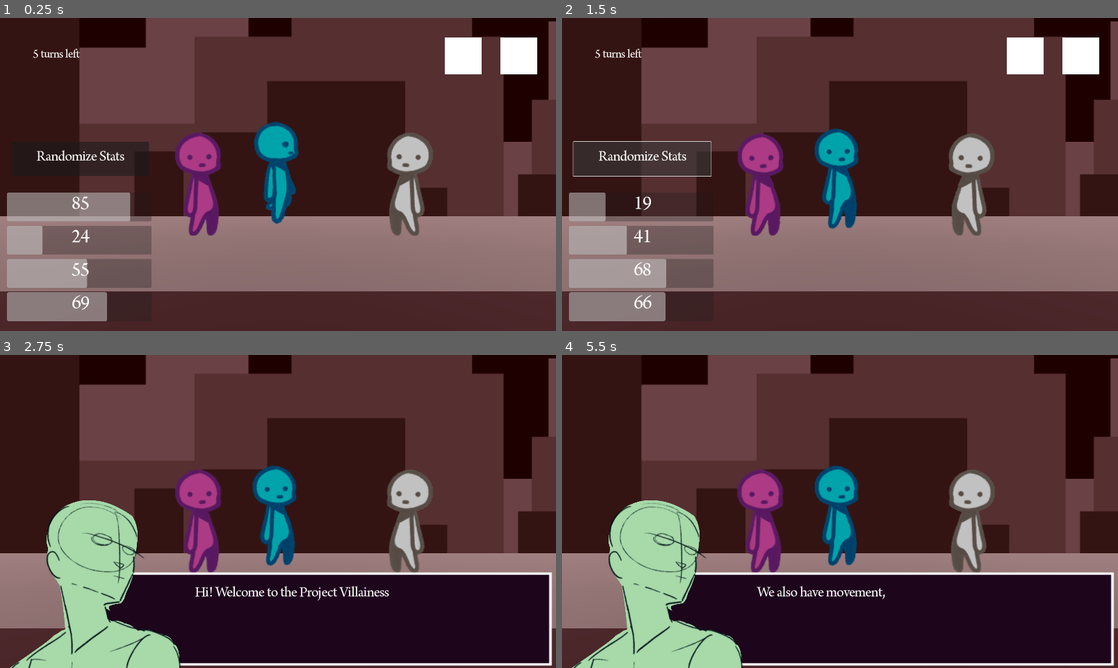
Above: before the commit, frames 1-4 (two rows, left to right).
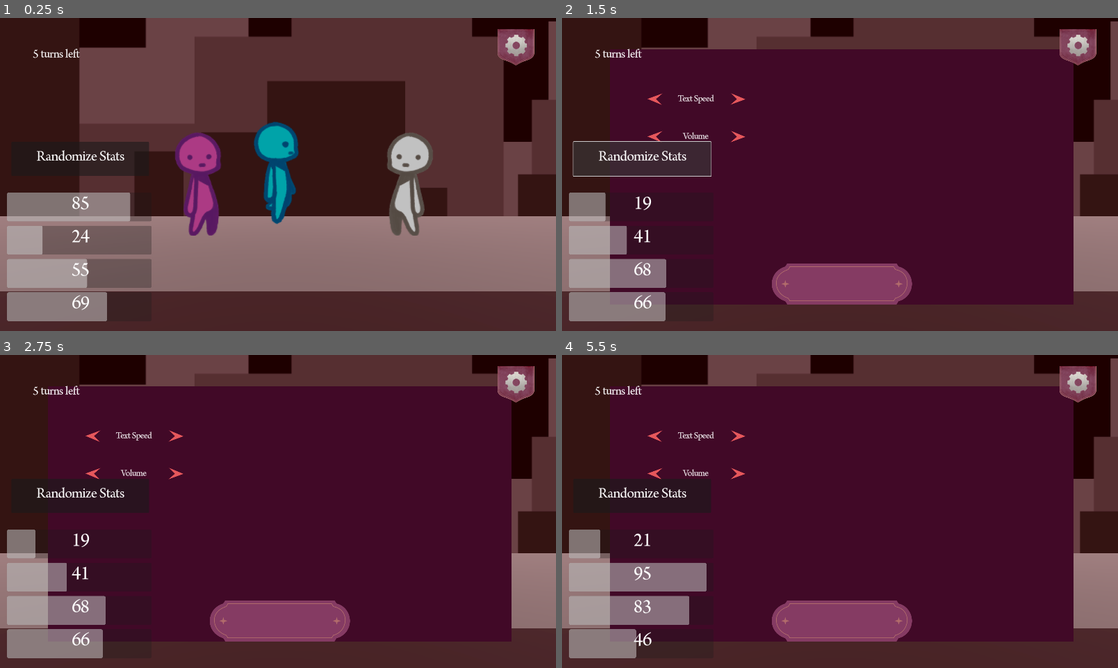
Above: after the commit, the same moments.

Repository: eigenstuffs/SRS
Game: Godot game, scene res://scenes/places/space.tscn
Same seed, same stepped clock (60 frames per second), same inputs: the game is played once before the commit and once after it.
Inputs (mouse positions are in pixels of both pictures, inside the frame that each line leads up to):
- Up to frame 1 (0.25 s): no input
- Up to frame 2 (1.5 s): click (1079, 46) at 0.52 s; click "Randomize Stats" at 1.25 s
- Up to frame 3 (2.75 s): tap Enter (ui_accept) at 2, 2.27 s; move the mouse to (400, 495) at 2.02 s; hold Right (ui_right) from 2.03 s (still down); click (400, 495) at 2.1 s
- Up to frame 4 (5.5 s): move the mouse to (728, 527) at 2.77 s; release Right (ui_right) at 2.78 s; hold Down (ui_down) 2.78-3.53 s; click (728, 527) at 2.85 s; tap Enter (ui_accept) at 3.02, 4.52 s; move the mouse to (895, 442) at 3.52 s; hold Right (ui_right) 3.53-4.28 s; click (895, 442) at 3.6 s; move the mouse to (812, 574) at 4.27 s; hold Up (ui_up) 4.28-5 s; click (812, 574) at 4.35 s; click (1051, 633) at 5 s, where only the run before the commit has a clickable "Next"

The runs differ from the first frame. In frame 1, 1.8% of the frame differs, in the area x 80-97%, y 3-18%; in frame 2, 51%; in frame 3, 64%; in frame 4, 64%, in the area x 1-100%, y 3-100%.

Commit message:
settings cog implemented

Diff:
--- a/tools/overlay/overlay.gd
+++ b/tools/overlay/overlay.gd
@@ -3,8 +3,9 @@
 class_name Overlay
 
 @onready var PLAYER_STATS : PlayerStats = preload("res://resources/stats/player_stats.tres")
-
+@onready var SETTINGS = preload("res://tools/settings/settings.tscn")
 @onready var stats_container = $StatsContainer
+@onready var setting_button = $SettingButton
 
 
 # Called when the node enters the scene tree for the first time.
@@ -26,3 +27,22 @@
 
 func on_stats_changed():
 	stats_bar_update()
+
+func _on_setting_button_pressed():
+	#check if we are in a minigame or other scenes that you shouldn't call settings
+	if Global.can_move == false:
+		return
+	setting_button.disabled = true
+	Global.can_move = false
+	var a = get_tree().root
+	if a.has_node("/root/Settings"):
+		pass
+	else:
+		var b = SETTINGS.instantiate()
+		a.add_child(b)
+		b.connect("setting_closed", setting_closed_func)
+	print("button pressed")
+
+func setting_closed_func():
+	Global.can_move = true
+	setting_button.disabled = false
--- a/tools/overlay/overlay.tscn
+++ b/tools/overlay/overlay.tscn
@@ -1,7 +1,11 @@
-[gd_scene load_steps=3 format=3 uid="uid://dx0l077ip533b"]
+[gd_scene load_steps=7 format=3 uid="uid://dx0l077ip533b"]
 
 [ext_resource type="Script" path="res://tools/overlay/overlay.gd" id="1_utmfi"]
 [ext_resource type="Script" path="res://tools/overlay/RandomizeStats.gd" id="2_7xqfe"]
+[ext_resource type="Texture2D" uid="uid://c2iw8bcynwrpk" path="res://assets/ui/Banner Icon Backplate_Default.png" id="2_fw7ki"]
+[ext_resource type="Texture2D" uid="uid://k86e0v8fq77w" path="res://assets/ui/Banner Icon Backplate_Click.png" id="3_vec2b"]
+[ext_resource type="Texture2D" uid="uid://wc2indpyjym5" path="res://assets/ui/Banner Icon Backplate_Hover.png" id="4_16uij"]
+[ext_resource type="Texture2D" uid="uid://dmk7lcdgfbd05" path="res://assets/ui/Settings.png" id="5_vj8ua"]
 
 [node name="Overlay" type="Control"]
 layout_mode = 3
@@ -11,31 +15,33 @@
 mouse_filter = 2
 script = ExtResource("1_utmfi")
 
-[node name="TextureButton" type="TextureButton" parent="."]
+[node name="SettingButton" type="TextureButton" parent="."]
 layout_mode = 0
-offset_left = 1728.0
-offset_top = 64.0
-offset_right = 1856.0
-offset_bottom = 192.0
-mouse_filter = 2
+offset_left = 1718.0
+offset_top = 35.0
+offset_right = 1846.0
+offset_bottom = 163.0
+texture_normal = ExtResource("2_fw7ki")
+texture_pressed = ExtResource("3_vec2b")
+texture_hover = ExtResource("4_16uij")
+texture_disabled = ExtResource("2_fw7ki")
+texture_focused = ExtResource("2_fw7ki")
+stretch_mode = 4
 
-[node name="ColorRect" type="ColorRect" parent="TextureButton"]
-layout_mode = 0
-offset_right = 128.0
-offset_bottom = 128.0
-
-[node name="TextureButton2" type="TextureButton" parent="."]
-layout_mode = 0
-offset_left = 1536.0
-offset_top = 64.0
-offset_right = 1664.0
-offset_bottom = 192.0
-mouse_filter = 2
-
-[node name="ColorRect" type="ColorRect" parent="TextureButton2"]
-layout_mode = 0
-offset_right = 128.0
-offset_bottom = 128.0
+[node name="Cog" type="TextureRect" parent="SettingButton"]
+layout_mode = 1
+anchors_preset = 8
+anchor_left = 0.5
+anchor_top = 0.5
+anchor_right = 0.5
+anchor_bottom = 0.5
+offset_left = -38.5
+offset_top = -45.5
+offset_right = 38.5
+offset_bottom = 31.5
+grow_horizontal = 2
+grow_vertical = 2
+texture = ExtResource("5_vj8ua")
 
 [node name="StatsContainer" type="VBoxContainer" parent="."]
 custom_minimum_size = Vector2(500, 500)
@@ -160,4 +166,5 @@
 horizontal_alignment = 1
 vertical_alignment = 1
 
+[connection signal="pressed" from="SettingButton" to="." method="_on_setting_button_pressed"]
 [connection signal="pressed" from="RandomizeStats" to="RandomizeStats" method="_on_pressed"]
--- /dev/null
+++ b/tools/settings/settings.gd
@@ -0,0 +1,17 @@
+extends Control
+
+signal setting_closed
+
+# Called when the node enters the scene tree for the first time.
+func _ready():
+	print("settings initiated")
+
+
+# Called every frame. 'delta' is the elapsed time since the previous frame.
+func _process(delta):
+	pass
+
+
+func _on_close_button_pressed():
+	emit_signal("setting_closed")
+	queue_free()
--- a/tools/settings/settings.tscn
+++ b/tools/settings/settings.tscn
@@ -1,8 +1,12 @@
-[gd_scene load_steps=4 format=3 uid="uid://dk3wdc8mywngo"]
+[gd_scene load_steps=8 format=3 uid="uid://dk3wdc8mywngo"]
 
+[ext_resource type="Script" path="res://tools/settings/settings.gd" id="1_ferci"]
 [ext_resource type="Script" path="res://tools/settings/TextSpeed.gd" id="1_gsh7i"]
 [ext_resource type="Texture2D" uid="uid://4yblrqe1shl6" path="res://assets/ui/arrow.png" id="1_toopc"]
 [ext_resource type="Script" path="res://tools/settings/Volume.gd" id="3_3mb30"]
+[ext_resource type="Texture2D" uid="uid://ccsrql5pidcqv" path="res://assets/ui/Button_Default.png" id="5_27ifb"]
+[ext_resource type="Texture2D" uid="uid://c8jonukq0ek4k" path="res://assets/ui/Button_Click.png" id="6_g1c8y"]
+[ext_resource type="Texture2D" uid="uid://dcjb5khfra1y2" path="res://assets/ui/Button_Hover.png" id="7_emuuh"]
 
 [node name="Settings" type="Control"]
 layout_mode = 3
@@ -11,6 +15,7 @@
 offset_top = 107.0
 offset_right = 1766.0
 offset_bottom = 988.0
+script = ExtResource("1_ferci")
 
 [node name="ColorRect" type="ColorRect" parent="."]
 layout_mode = 0
@@ -108,7 +113,26 @@
 rotation = -1.5708
 texture_normal = ExtResource("1_toopc")
 
+[node name="CloseButton" type="TextureButton" parent="."]
+layout_mode = 1
+anchors_preset = 7
+anchor_left = 0.5
+anchor_top = 1.0
+anchor_right = 0.5
+anchor_bottom = 1.0
+offset_left = -242.5
+offset_top = -142.0
+offset_right = 242.5
+grow_horizontal = 2
+grow_vertical = 0
+texture_normal = ExtResource("5_27ifb")
+texture_pressed = ExtResource("6_g1c8y")
+texture_hover = ExtResource("7_emuuh")
+texture_disabled = ExtResource("5_27ifb")
+texture_focused = ExtResource("5_27ifb")
+
 [connection signal="pressed" from="TextSpeed/DownText" to="TextSpeed" method="_on_down_text_pressed"]
 [connection signal="pressed" from="TextSpeed/UpText" to="TextSpeed" method="_on_up_text_pressed"]
 [connection signal="pressed" from="Volume/DownVol" to="Volume" method="_on_down_vol_pressed"]
 [connection signal="pressed" from="Volume/UpVol" to="Volume" method="_on_up_vol_pressed"]
+[connection signal="pressed" from="CloseButton" to="." method="_on_close_button_pressed"]
